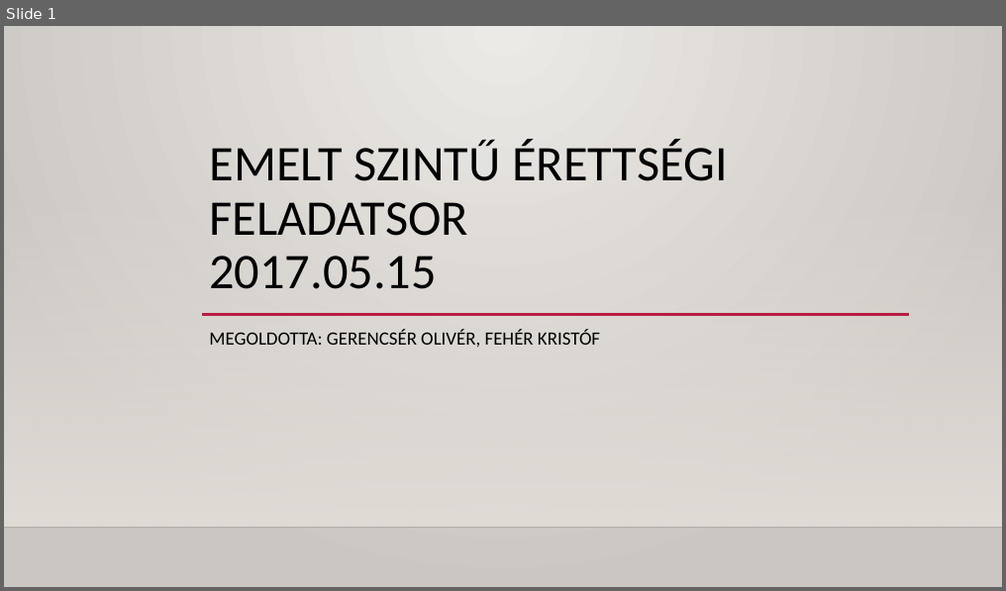
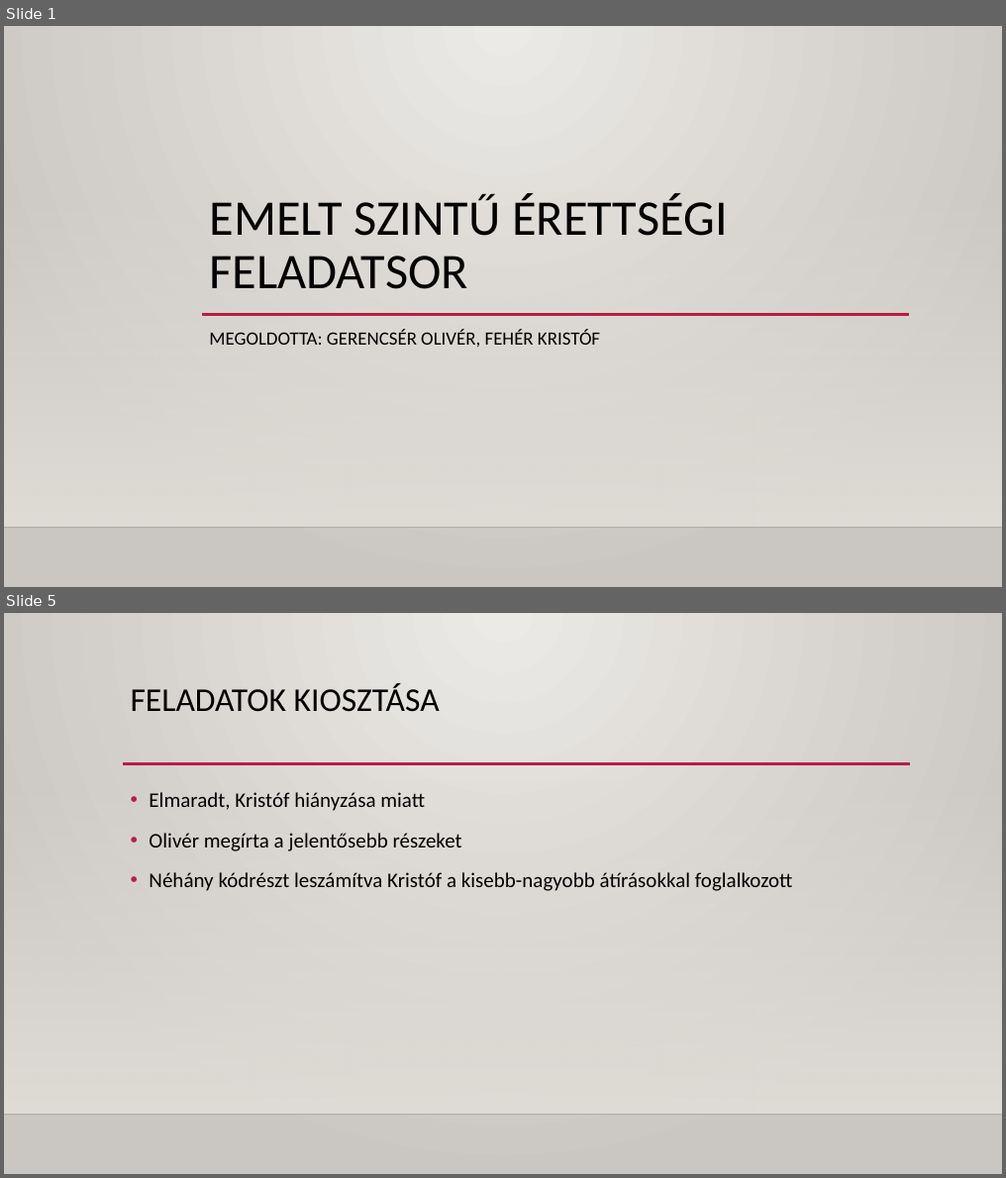
Before and after one commit to GerencserOliver/Proj1-Furdo-10A_D, a slide deck: Proj1-Furdo-10A_D.pptx. Shown one above the other, each under a label of ours: slide 1 before the commit, slides 1 and 5 after it; the slides between them are not shown. The pictures are 1006x591 and 1006x1178 pixels, drawn with LibreOffice and Linux fonts; fonts in the diff are those of the drawing; background and template pictures are left out. Boxes give left, top, right and bottom in pixels: in the first picture for what was removed or moved away, otherwise in the second. Text is boxed around its words. In the diff, an @@ line names an element or a change of style, - is before the commit and + after.

```diff
--- a/Proj1-Furdo-10A_D.pptx
+++ b/Proj1-Furdo-10A_D.pptx
@@ slide 5 added at [4, 613, 1002, 1174], background gradient #ECEAE7 to #CAC7C1; not listed: 2 template elements that a slide beside it also shows @@
@@ title added at [131, 683, 440, 712], 32 pt, text #000000 @@
+FELADATOK KIOSZTÁSA
@@ line added from (123, 764) to (910, 764), #B71E42 2.5 pt @@
@@ text added at [149, 792, 793, 891], 20 pt, text #000000 @@
+• Elmaradt, Kristóf hiányzása miatt
+• Olivér megírta a jelentősebb részeket
+• Néhány kódrészt leszámítva Kristóf a kisebb-nagyobb átírásokkal foglalkozott
@@ slide 1 changed as well @@
@@ title at [209, 193, 728, 289]: text changed @@
-EMELT SZINTŰ ÉRETTSÉGI FELADATSOR
-2017.05.15
+EMELT SZINTŰ ÉRETTSÉGI FELADATSOR
```
Also in this commit, not shown: 1 other slide changed, 5 other slides added, 5 slides removed.
